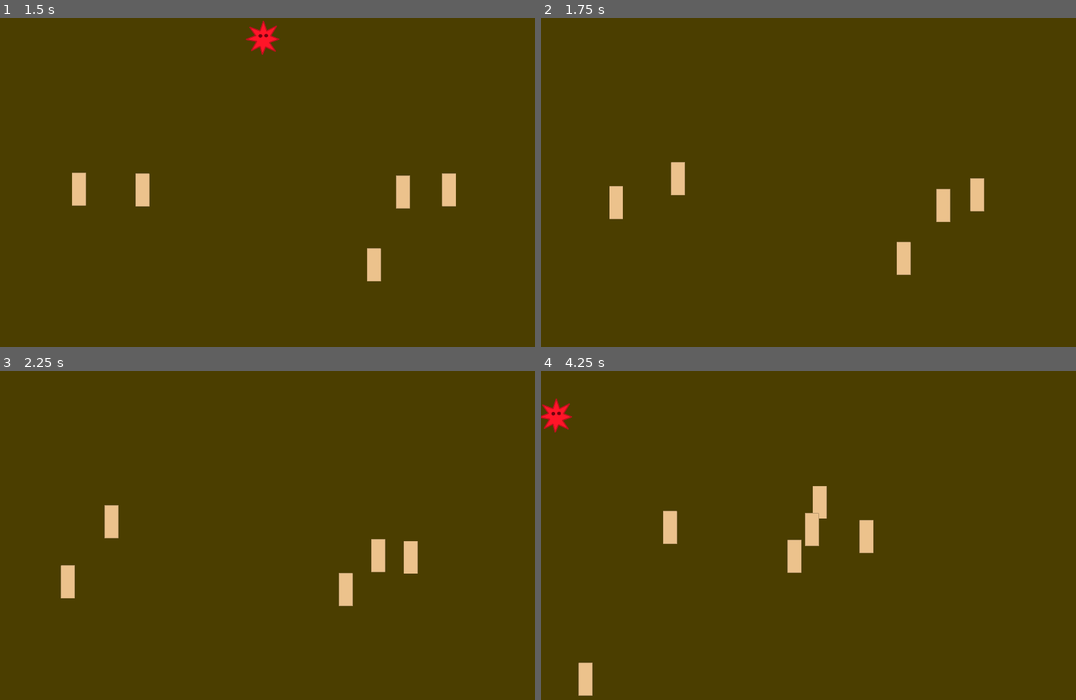
Above: before the commit, frames 1-4 (two rows, left to right).
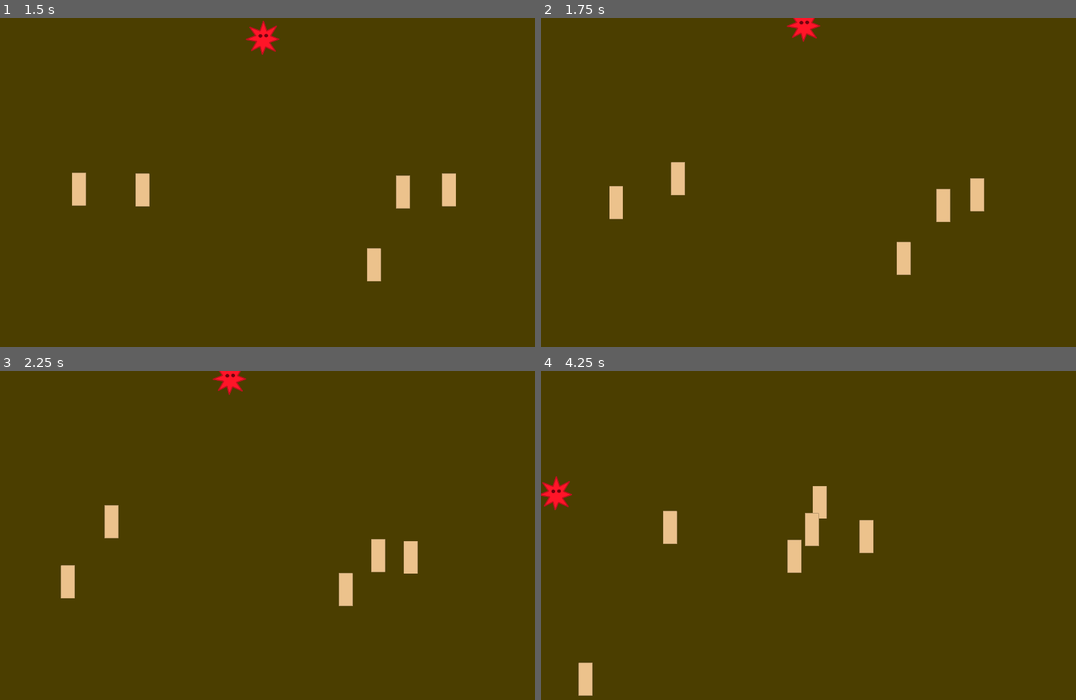
Above: after the commit, the same moments.

Repository: mariothedog/Epidemic-Simulator
Game: Godot game, scene res://Levels/Level 1.tscn
Two runs of this game, one before a commit and one after it. Both use one fixed random seed, a clock stepped at 60 frames per second and the inputs below.
Inputs:
- Up to frame 1 (1.5 s): hold W (move_up) from 0.53 s (still down); tap Space (infect) at 0.6, 1.35 s
- Up to frame 2 (1.75 s): keep holding W (move_up)
- Up to frame 3 (2.25 s): release W (move_up) at 2.03 s; hold A (move_left) from 2.03 s (still down); tap Space (infect) at 2.1 s
- Up to frame 4 (4.25 s): tap Space (infect) at 2.85, 3.6 s; release A (move_left) at 3.53 s; hold S (move_down) from 3.53 s (still down)

Frame 1 is identical in both runs. In frame 2, 0.2% of the frame differs, in the area x 45-53%, y 0-8%; in frame 3, 0.2%; in frame 4, 0.6%, in the area x 0-6%, y 8-43%.

Commit message:
Added walls to the level and changed the player to a KinematicBody2D.

Diff:
--- a/Levels/Level 1.tscn
+++ b/Levels/Level 1.tscn
@@ -1,9 +1,15 @@
-[gd_scene load_steps=5 format=2]
+[gd_scene load_steps=7 format=2]
 
 [ext_resource path="res://Player/Player.tscn" type="PackedScene" id=1]
 [ext_resource path="res://Human/Human.tscn" type="PackedScene" id=2]
 [ext_resource path="res://Levels/Level.gd" type="Script" id=3]
 [ext_resource path="res://Levels/Humans.gd" type="Script" id=4]
+
+[sub_resource type="RectangleShape2D" id=1]
+extents = Vector2( 512, 10 )
+
+[sub_resource type="RectangleShape2D" id=2]
+extents = Vector2( 10, 312 )
 
 [node name="Level 1" type="Node2D"]
 script = ExtResource( 3 )
@@ -36,3 +42,21 @@
 
 [node name="Player" parent="." instance=ExtResource( 1 )]
 position = Vector2( 476, 321 )
+
+[node name="Wall" type="StaticBody2D" parent="."]
+
+[node name="CollisionShape2D" type="CollisionShape2D" parent="Wall"]
+position = Vector2( 512, -8 )
+shape = SubResource( 1 )
+
+[node name="CollisionShape2D2" type="CollisionShape2D" parent="Wall"]
+position = Vector2( 512, 608 )
+shape = SubResource( 1 )
+
+[node name="CollisionShape2D3" type="CollisionShape2D" parent="Wall"]
+position = Vector2( -8, 304 )
+shape = SubResource( 2 )
+
+[node name="CollisionShape2D4" type="CollisionShape2D" parent="Wall"]
+position = Vector2( 1032, 304 )
+shape = SubResource( 2 )
--- a/Player/Player.gd
+++ b/Player/Player.gd
@@ -1,13 +1,13 @@
-extends Area2D
+extends KinematicBody2D
 
 const SPEED = 300
 
 var velocity = Vector2()
 var speed_multiplier = 1
 
-func _physics_process(delta):
+func _physics_process(_delta):
 	_get_input()
-	_movement(delta)
+	_movement()
 
 func _get_input():
 	# Movement input
@@ -24,10 +24,10 @@
 
 	velocity = input_vel.normalized() * SPEED * speed_multiplier
 
-func _movement(delta):
-	position += velocity * delta
+func _movement():
+	velocity = move_and_slide(velocity)
 
-func _on_Player_area_entered(area):
+func _on_Area2D_area_entered(area):
 	_infect(area)
 
 func _infect(human):
--- a/Player/Player.tscn
+++ b/Player/Player.tscn
@@ -1,12 +1,14 @@
-[gd_scene load_steps=4 format=2]
+[gd_scene load_steps=5 format=2]
 
 [ext_resource path="res://Player/Art/Player.png" type="Texture" id=1]
 [ext_resource path="res://Player/Player.gd" type="Script" id=2]
 
+[sub_resource type="CircleShape2D" id=2]
+
 [sub_resource type="CircleShape2D" id=1]
 radius = 30.0
 
-[node name="Player" type="Area2D"]
+[node name="Player" type="KinematicBody2D"]
 script = ExtResource( 2 )
 
 [node name="Sprite" type="Sprite" parent="."]
@@ -14,5 +16,10 @@
 texture = ExtResource( 1 )
 
 [node name="CollisionShape2D" type="CollisionShape2D" parent="."]
+shape = SubResource( 2 )
+
+[node name="Area2D" type="Area2D" parent="."]
+
+[node name="CollisionShape2D2" type="CollisionShape2D" parent="Area2D"]
 shape = SubResource( 1 )
-[connection signal="area_entered" from="." to="." method="_on_Player_area_entered"]
+[connection signal="area_entered" from="Area2D" to="." method="_on_Area2D_area_entered"]
